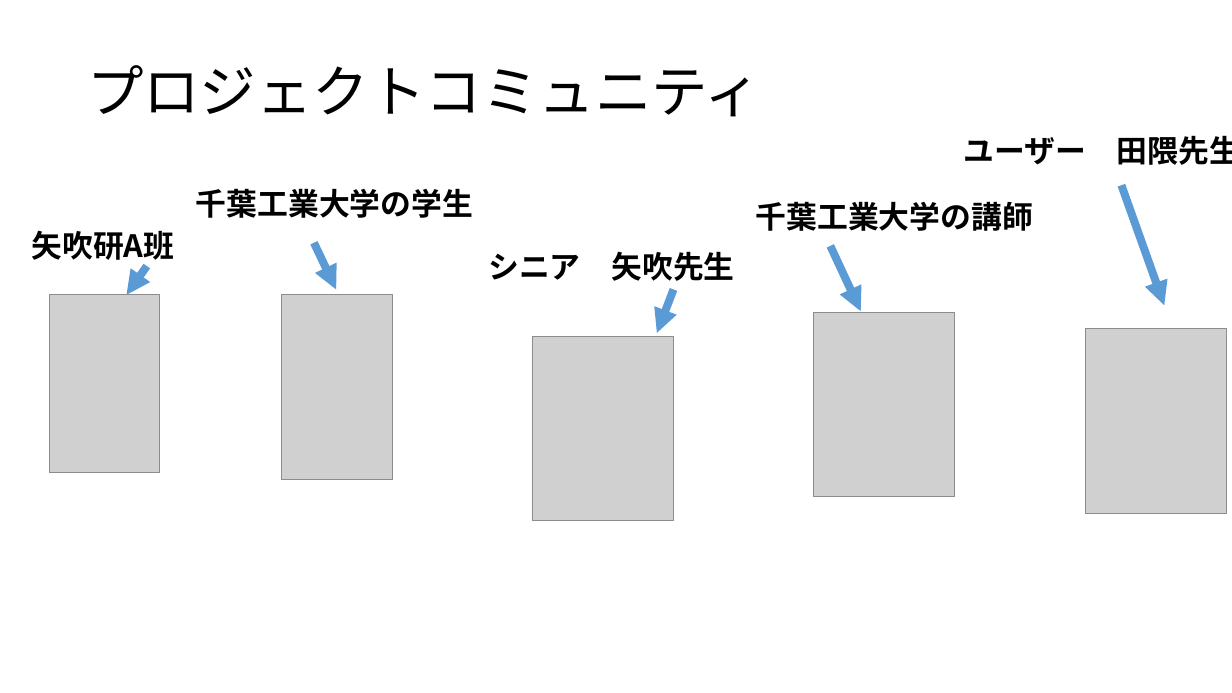
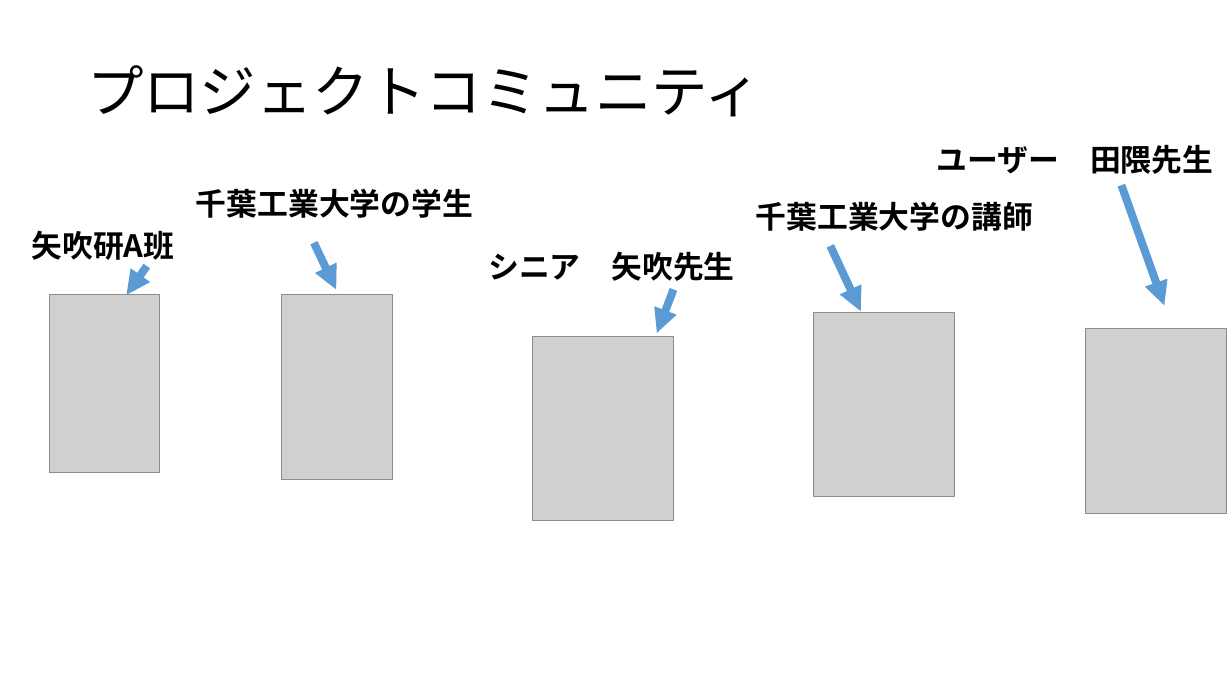
Before and after one commit to kazukiyoshida96/PM-, a slide deck: slide 7 of インセプションデッキ矢吹研A班.pptx. Drawn at 1232x693 pixels with LibreOffice and Linux fonts; fonts in the diff are those of the drawing; grey boxes stand for pictures. Boxes give left, top, right and bottom in pixels: in the first picture for what was removed or moved away, otherwise in the second. Text is boxed around its words. In the diff, an @@ line names an element or a change of style, - is before the commit and + after.

```diff
--- a/インセプションデッキ矢吹研A班.pptx
+++ b/インセプションデッキ矢吹研A班.pptx
@@ text "ユーザー 田隈先生" rewrapped from <box>963,135,1232,165</box> to <box>937,144,1213,174</box> @@
```
Also in this commit, not shown: 6 other slides changed.
